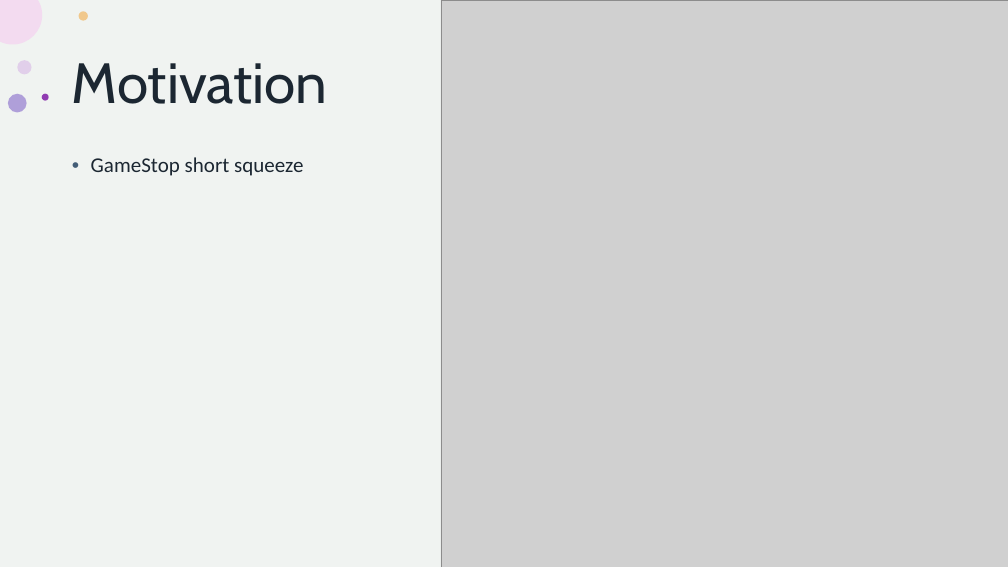
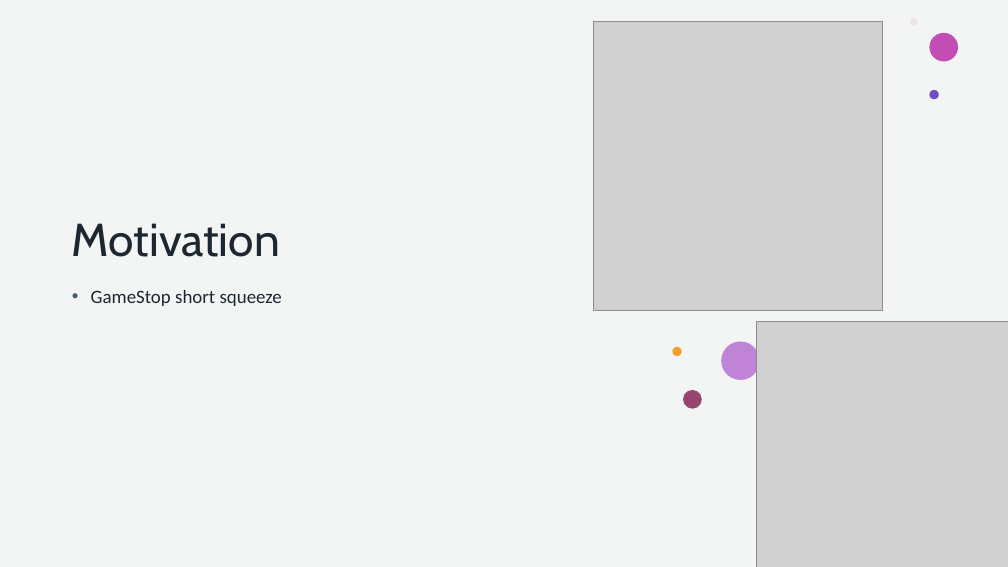
Before and after one commit to howie-zeng/Analyzing-Retail-Sentiment-and-Detecting-Trading-Signals, a slide deck: slide 2 of Presentation.pptx. Drawn at 1008x567 pixels with LibreOffice and Linux fonts; fonts in the diff are those of the drawing; grey boxes stand for pictures; background and template pictures are left out. Boxes give left, top, right and bottom in pixels: in the first picture for what was removed or moved away, otherwise in the second. Text is boxed around its words. In the diff, an @@ line names an element or a change of style, - is before the commit and + after.

```diff
--- a/Presentation.pptx
+++ b/Presentation.pptx
@@ rectangle removed at (0, 0, 1008, 567) @@
@@ rectangle added at (0, 0, 1008, 567), fill #FFFFFF @@
@@ rectangle added at (0, 0, 1008, 567), fill #D5DED8 at 30% opacity @@
@@ picture: place and size @@
-picture at (441, 0, 1008, 567)
+picture at (594, 22, 882, 310)
@@ title "Motivation": place and size @@
-title "Motivation" at (72, 63, 327, 104)
+title "Motivation" at (72, 223, 280, 257)
@@ title "Motivation" at (72, 223, 280, 257): size 54 to 44 pt; vertical alignment middle to bottom @@
@@ group removed at (8, 11, 88, 113): 4 ellipses @@
@@ group added at (672, 18, 958, 409): 6 ellipses @@
@@ text "GameStop short squeeze": place and size @@
-text "GameStop short squeeze" at (91, 157, 303, 176)
+text "GameStop short squeeze" at (91, 290, 282, 306)
@@ text "GameStop short squeeze" at (91, 290, 282, 306): size 20 to 18 pt @@
@@ picture added at (757, 321, 1008, 567) @@
```
Also in this commit, not shown: 8 other slides changed.
